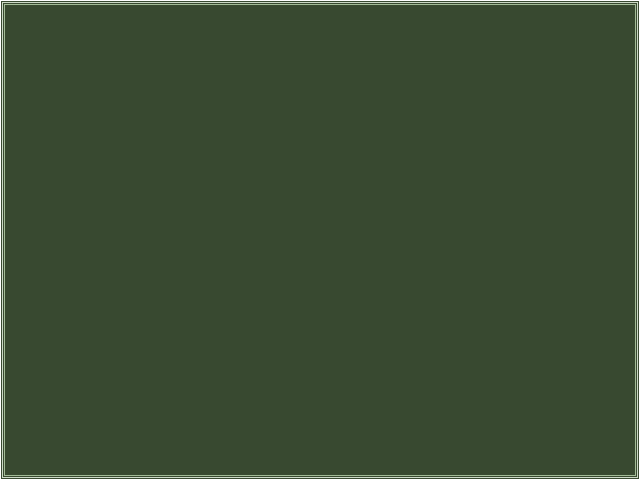
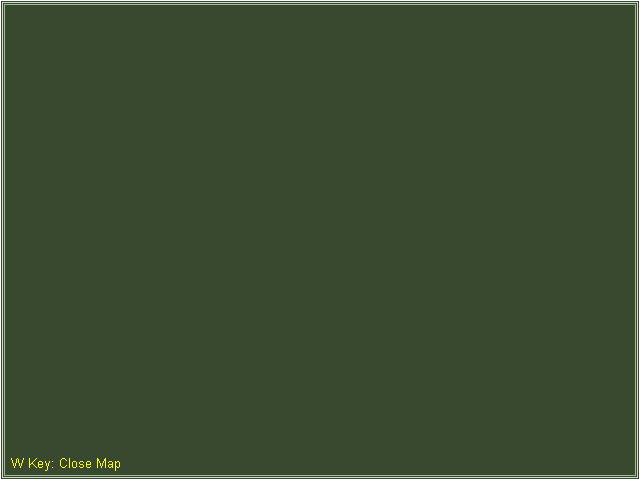
Before/after of a 640x480 layered artwork. What changed in the layer stack:
added layer "W Key: Close Map" above "JP" over [11, 458, 120, 471]
